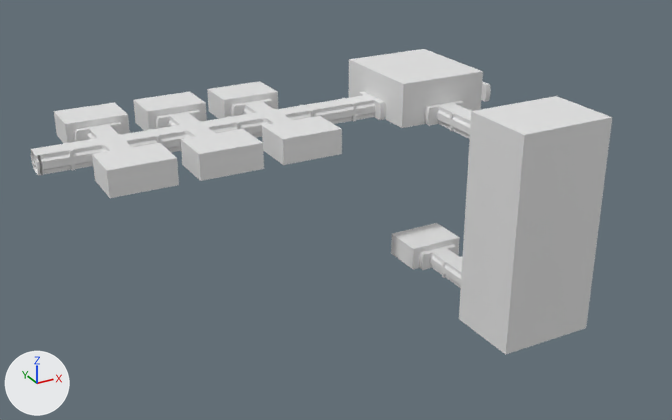
A saved change to the FBX model Assets/Level2/FBX AND TEXTURE/corrider1/Corrider.fbx.
Camera for both pictures: a 50 mm lens placed at (-68.1, -127.1, 49.1), pointed at (-3.9, -10.3, -9.3). The lights are fixed; the arrows at lower left show +X, +Y and +Z. Where no turn or scale is listed for an object, it has been applied to the vertices.

The older version as bpy lines, for what is in view:
```python
me_cube_010 = bpy.data.meshes.new('Cube.010')
me_cube_010.from_pydata(...)  # 168 vertices, 156 faces; spans x -4.92..4.92, y -3.65..3.65, z -1.73..2.29
me_cube_020 = bpy.data.meshes.new('Cube.020')
me_cube_020.from_pydata(...)  # 168 vertices, 156 faces; spans x -4.92..4.92, y -3.65..3.65, z -1.73..2.29
me_cube_028 = bpy.data.meshes.new('Cube.028')
me_cube_028.from_pydata(...)  # 292 vertices, 268 faces; spans x -8.0..8.0, y -9.1..2.9, z -20.7..14.0
ob_cube_012 = bpy.data.objects.new('Cube.012', me_cube_010)
ob_cube_012.location = (-8.0, -7.1, 1.7)
ob_cube_020 = bpy.data.objects.new('Cube.020', me_cube_020)
ob_cube_020.location = (-34.0, 15.1, 1.7)
ob_cube_027 = bpy.data.objects.new('Cube.027', me_cube_028)
ob_cube_027.location = (19.6, -25.8, -6.1)
# also in view: 'Plane.033' at (-38.5, 4.0, 1.5); 'Cube.034' at (19.6, -1.3, -24.8); 'Cube' at (-34.0, -7.1, 2.0); 'Cube.011' at (19.4, 4.0, 3.7); 'Cube.019' at (-21.0, 15.1, 2.0)
```
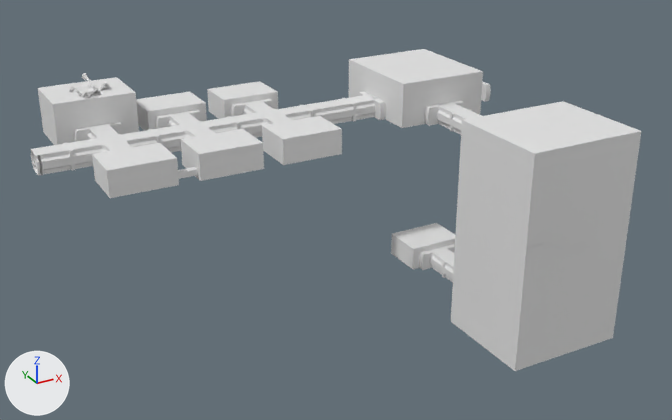
Pixel boxes (x1, y1, x2, y2) of what changed, in the pictures (672 x 420 px):
'Cube.027', reshaped (24% wider)
    before: (459, 96, 612, 355)
    after: (451, 101, 641, 371)
'Cube.020', reshaped (32% wider, 64% taller)
    before: (54, 102, 130, 143)
    after: (38, 77, 139, 145)
'Cube.039', added
    after: (77, 73, 95, 93)
'Cube.042', added
    after: (83, 87, 101, 99)
'Cube.041', added
    after: (95, 82, 110, 96)
'Cube.133', added
    after: (69, 86, 84, 97)
'BagaPie_StairLinear.008', added
    after: (625, 131, 642, 136)
'BagaPie_StairLinear.017', added
    after: (609, 248, 625, 254)

What changed in the scene script:
```text
Change me_cube_020:
    remove me_cube_020.from_pydata(...)  # 168 vertices, 156 faces; spans x -4.92..4.92, y -3.65..3.65, z -1.73..2.29
    add me_cube_020.from_pydata(...)  # 357 vertices, 336 faces; spans x -6.42..6.42, y -3.65..6.31, z -1.73..5.66
    me_cube_020 part 1: 108 vertices moved from x -4.92..4.92, y -3.65..3.65, z -1.73..1.27 to x -6.42..6.42, y -3.65..6.31, z -1.73..1.27; 14 vertices removed from x -4.92..4.92, y -3.65..3.65, z 2.29; 203 vertices added at x -6.42..6.42, y -3.65..6.31, z -1.73..5.66
Change me_cube_028:
    remove me_cube_028.from_pydata(...)  # 292 vertices, 268 faces; spans x -8.0..8.0, y -9.1..2.9, z -20.7..14.0
    add me_cube_028.from_pydata(...)  # 304 vertices, 280 faces; spans x -9.6..9.5, y -13.2..2.9, z -20.7..12.9
    me_cube_028 part 2
    12 faces are deleted
    96 vertices in x -2.0..2.0, y -9.1, z -20.7..9.1 move by (0.0, -4.1, 0.0)
    24 vertices in x -8.0, y -9.1, z -20.7..9.1 move by (-1.6, -4.1, 0.0)
    24 vertices in x -8.0, y 2.9, z -20.7..9.1 move by (-1.6, 0.0, 0.0)
    20 vertices in x 8.0, y -9.1, z -20.7..9.1 move by (1.5, -4.1, 0.0)
    20 vertices in x 8.0, y 2.9, z -20.7..9.1 move by (1.5, 0.0, 0.0)
    4 vertices in x -2.0..2.0, y -9.1, z 14.0 move by (0.0, -4.1, -1.1)
    16 vertices move from x -8.0..8.0, y -9.1..2.9, z -20.1..14.0 to x -9.6..9.5, y -13.2..2.9, z -20.2..12.9
    12 new vertices lie (0.0, 0.0, -11.5) away from vertices in x -8.0..8.0, y -9.1..2.9, z 6.1
    24 new faces join them
Add me_bagapie_stairlinear_018:
    me_bagapie_stairlinear_018.from_pydata([(-1.52, 0.85, -0.11), (-1.52, -0.86, -0.11), (-1.52, 0.85, 0.11), (-1.52, -0.86, 0.11), (1.68, 0.86, -0.11), (1.68, -0.85, -0.11), (1.68, 0.86, 0.11), (1.68, -0.85, 0.11)], [], [(0, 2, 6, 4), (4, 6, 7, 5), (2, 3, 7, 6), (1, 0, 4, 5), (3, 1, 5, 7), (1, 3, 2, 0)])
Add me_bagapie_stairlinear_031:
    me_bagapie_stairlinear_031.from_pydata([(-1.52, 0.85, -0.11), (-1.52, -0.86, -0.11), (-1.52, 0.85, 0.11), (-1.52, -0.86, 0.11), (1.68, 0.86, -0.11), (1.68, -0.85, -0.11), (1.68, 0.86, 0.11), (1.68, -0.85, 0.11)], [], [(0, 2, 6, 4), (4, 6, 7, 5), (2, 3, 7, 6), (1, 0, 4, 5), (3, 1, 5, 7), (1, 3, 2, 0)])
Add ob_cube_039:
    ob_cube_039 = bpy.data.objects.new('Cube.039', me_cube_038_1)  # 1785 vertices, 1002 faces; spans x -1.55..1.28, y -1.51..1.77, z -1.98..1.48; in mat_comcreat_001 (its picture is missing)
    ob_cube_039.location = (-33.8, 17.5, 8.1)
Add ob_bagapie_stairlinear_008:
    ob_bagapie_stairlinear_008 = bpy.data.objects.new('BagaPie_StairLinear.008', me_bagapie_stairlinear_018)
    ob_bagapie_stairlinear_008.location = (27.5, -38.2, 6.7)
Add ob_bagapie_stairlinear_017:
    ob_bagapie_stairlinear_017 = bpy.data.objects.new('BagaPie_StairLinear.017', me_bagapie_stairlinear_031)
    ob_bagapie_stairlinear_017.location = (27.5, -38.2, -11.4)
Add ob_cube_042:
    ob_cube_042 = bpy.data.objects.new('Cube.042', me_cube_043_1)  # 1785 vertices, 1002 faces; spans x -1.27..2.1, y -1.83..1.67, z -1.87..0.93; in mat_comcreat_001 (its picture is missing)
    ob_cube_042.location = (-34.5, 12.4, 8.0)
Add ob_cube_133:
    ob_cube_133 = bpy.data.objects.new('Cube.133', me_cube_037_1)  # 1785 vertices, 1002 faces; spans x -1.4..1.66, y -2.37..1.79, z -1.7..0.72; in mat_comcreat_001 (its picture is missing)
    ob_cube_133.location = (-35.3, 15.1, 7.6)
Add ob_cube_041:
    ob_cube_041 = bpy.data.objects.new('Cube.041', me_cube_039_1)  # 1785 vertices, 1002 faces; spans x -1.14..1.98, y -1.82..1.73, z -1.49..1.1; in mat_comcreat_001 (its picture is missing)
    ob_cube_041.location = (-32.2, 14.8, 7.5)
```
